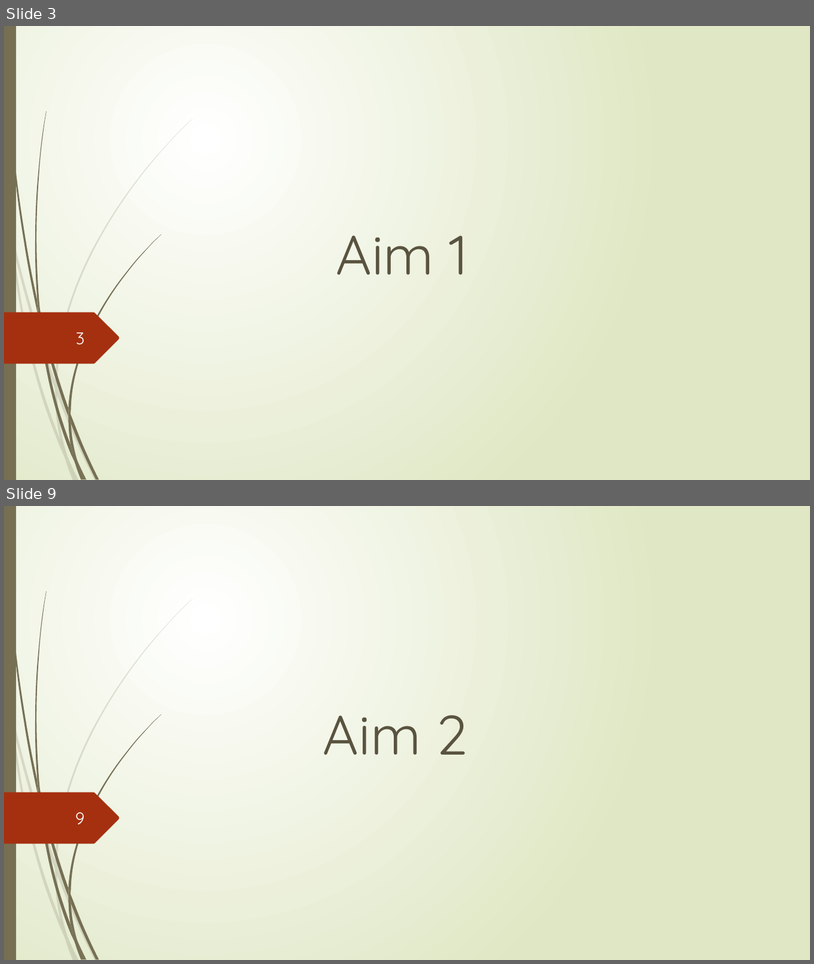
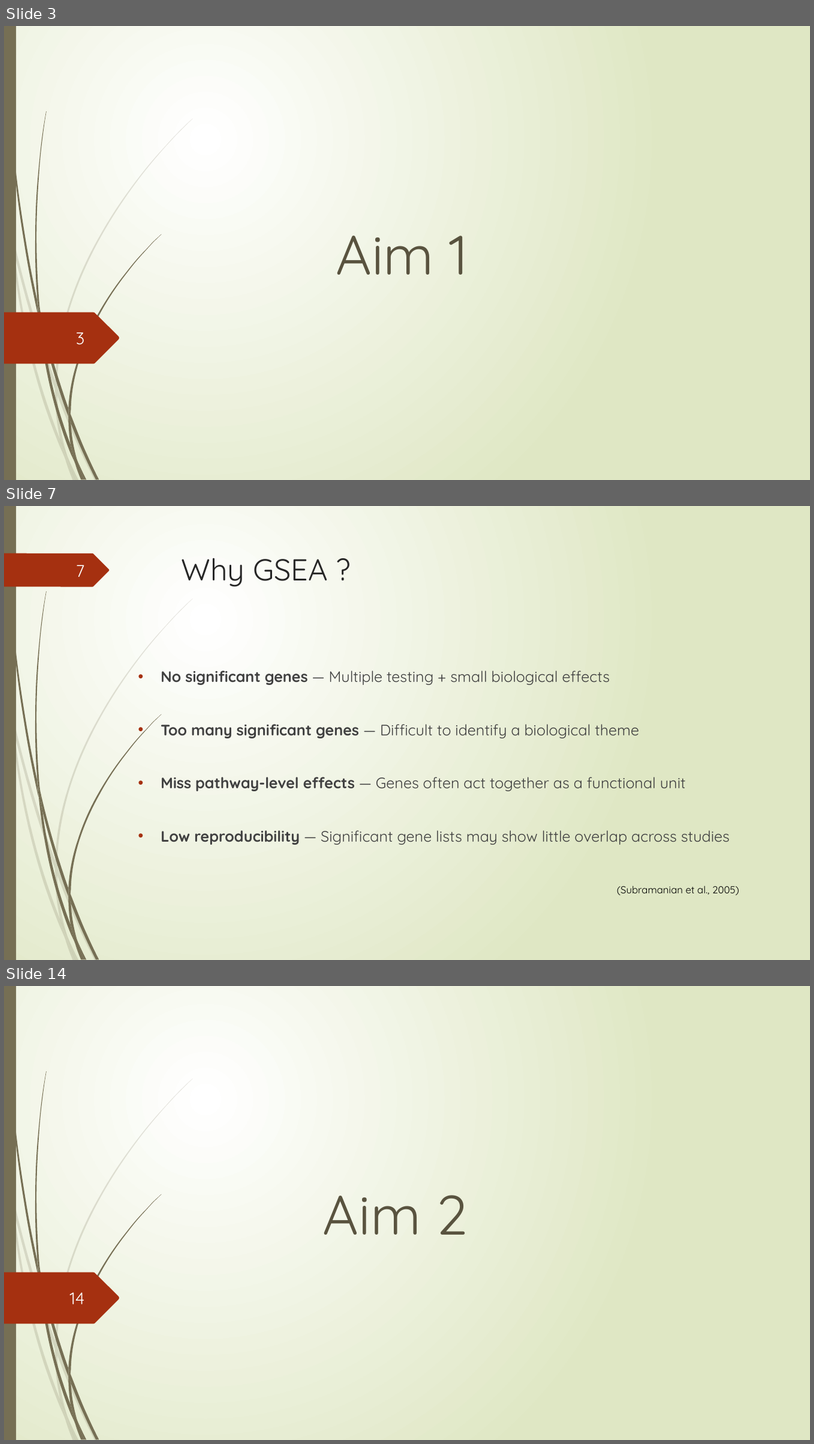
Before and after one commit to Lai-jun-yan/Academia-Sinica-internship-project, a slide deck: 暑期實習進度報告/presentation_final.pptx. Shown one above the other, each under a label of ours: slides 3 and 9 before the commit, slides 3, 7 and 14 after it; the slides between them are not shown. The pictures are 814x964 and 814x1444 pixels, drawn with LibreOffice and Linux fonts; fonts in the diff are those of the drawing. Boxes give left, top, right and bottom in pixels: in the first picture for what was removed or moved away, otherwise in the second. Text is boxed around its words. In the diff, an @@ line names an element or a change of style, - is before the commit and + after.

```diff
--- a/暑期實習進度報告/presentation_final.pptx
+++ b/暑期實習進度報告/presentation_final.pptx
@@ slide 7 added at box(4, 506, 810, 960), background gradient #FFFFFF to #DFE8C4; not listed: 23 template elements that a slide beside it also shows @@
@@ freeform shape added at box(4, 553, 109, 586), fill #A53010 @@
@@ title added at box(182, 558, 328, 586), 36 pt, text #262626 @@
+Why GSEA ?
@@ page number added at box(76, 565, 85, 577), 20 pt, text #FEFFFF @@
+7
@@ text added at box(161, 670, 730, 844), 18 pt, text #404040 @@
+• No significant genes — Multiple testing + small biological effects
+• Too many significant genes — Difficult to identify a biological theme
+• Miss pathway-level effects — Genes often act together as a functional unit
+• Low reproducibility — Significant gene lists may show little overlap across studies
@@ text added at box(617, 885, 740, 895), 12 pt, text #000000 @@
+(Subramanian et al., 2005)
@@ what was slide 9 is now slide 14 @@
@@ page number at box(70, 1292, 85, 1304): text changed @@
-9
+14
```
Also in this commit, not shown: 5 slides changed, 18 other slides added, 3 slides removed.
